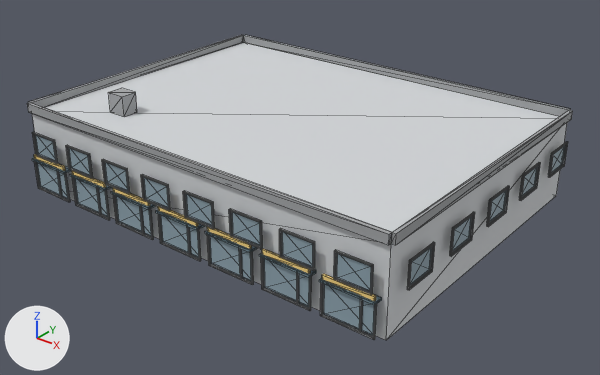
Before and after pictures for a commit that changed the glTF model public/buildings/commercial_4x3_a.glb.
Before and after are seen from a 50 mm camera at (49.9, -31.7, 27.0) aimed at (16.3, 10.3, 1.0). Arrows for +X, +Y and +Z are at lower left; the lights stay in place. The first picture is the older version. Mesh edges are drawn as thin lines. Vertices at exactly the same position are counted once.

Names of what the first picture shows: 'commercial_4x3_a_0'.
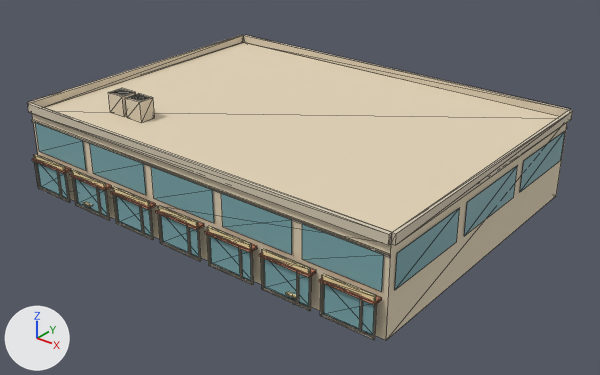
Scene script edits in JSON lines:
```json
{"op": "set", "path": "mat_commercial_4x3_a_wall.base_color", "old": "(0.66, 0.68, 0.7)", "new": "(0.77, 0.66, 0.48)", "note": "light grey #d4d7da -> beige #e3d4b8"}
{"op": "set", "path": "mat_commercial_4x3_a_trim.base_color", "old": "(0.363, 0.374, 0.385)", "new": "(0.69, 0.6, 0.46)", "note": "grey #a2a5a7 -> beige #d8cbb5"}
{"op": "set", "path": "mat_commercial_4x3_a_awning.base_color", "old": "(0.18, 0.28, 0.34)", "new": "(0.66, 0.26, 0.15)", "note": "greyish blue #76909e -> beige #d48b6c"}
{"block": "me_commercial_4x3_a_0", "where": "# used by ob_commercial_4x3_a_0; location = (0.0, 0.0, 0.0)"}
{"op": "remove", "block": "me_commercial_4x3_a_0", "code": "me_commercial_4x3_a_0.from_pydata(...)  # 1524 vertices, 2304 faces; spans x -0.6..31.1, y -0.8..23.1, z 0.0..7.5"}
{"op": "add", "block": "me_commercial_4x3_a_0", "code": "me_commercial_4x3_a_0.from_pydata(...)  # 612 vertices, 864 faces; spans x -0.2..30.8, y -0.8..22.8, z 0.0..7.5"}
{"block": "me_commercial_4x3_a_0", "change": "me_commercial_4x3_a_0 part 1: a new loose piece, a box spanning x 0.0..30.5, y -0.1..0.0, z 5.25..5.38, in mat_commercial_4x3_a_trim (beige #d8cbb5)"}
{"block": "me_commercial_4x3_a_0", "change": "me_commercial_4x3_a_0 part 2: a new loose piece, a box spanning x 6.4..7.9, y 3.4..4.6, z 6.0..7.5, in mat_commercial_4x3_a_trim (beige #d8cbb5)"}
{"block": "me_commercial_4x3_a_0", "change": "me_commercial_4x3_a_0 part 3: a new loose piece, a box spanning x 24.05..24.75, y -0.68..-0.1, z 0.65..0.76, in mat_commercial_4x3_a_sign (beige #f0dda6)"}
{"block": "me_commercial_4x3_a_0", "change": "me_commercial_4x3_a_0 part 4: 128 loose pieces with 1024 vertices, spanning x -0.6..31.1, y -0.6..23.1, z 2.9..4.7, are deleted"}
{"block": "me_commercial_4x3_a_0", "change": "me_commercial_4x3_a_0 part 5"}
{"block": "me_commercial_4x3_a_0", "change": "16 vertices are removed from x 8.3..22.2, y -0.6..-0.5, z 2.9..3.0"}
{"block": "me_commercial_4x3_a_0", "change": "38 faces are deleted"}
{"block": "me_commercial_4x3_a_0", "change": "40 vertices are added at x -0.1..30.6, y -0.1..22.6, z 3.0..7.5"}
{"block": "me_commercial_4x3_a_0", "change": "32 new vertices lie (0.0, 0.0, 2.2) away from vertices in x -0.1..30.6, y -0.1..22.6, z 3.0"}
{"block": "me_commercial_4x3_a_0", "change": "36 new faces join them, mat_commercial_4x3_a_glass (cyan #7caaaf)"}
{"block": "me_commercial_4x3_a_0", "change": "14 new faces join them, mat_commercial_4x3_a_sign (beige #f0dda6)"}
{"block": "me_commercial_4x3_a_0", "change": "other edits to the shape of me_commercial_4x3_a_0 do not show in these pictures"}
```

Boxes (x1, y1, x2, y2) around the edits, measured in the pictures (600 x 375 px; the box of a moved part takes in the faces that stretch with it):
```json
{"object": "commercial_4x3_a_0", "change": "recoloured, reshaped", "before": [27, 35, 573, 340], "after": [27, 35, 573, 340], "on screen": "light grey to beige"}
{"part": 1, "of": "me_commercial_4x3_a_0", "change": "added", "after": [32, 119, 391, 257]}
{"part": 2, "of": "me_commercial_4x3_a_0", "change": "added", "after": [125, 93, 155, 123], "on screen": "beige"}
{"part": 3, "of": "me_commercial_4x3_a_0", "change": "added", "after": [286, 292, 297, 299]}
{"part": 4, "of": "me_commercial_4x3_a_0", "change": "deleted", "before": [32, 132, 568, 295]}
{"part": 5, "of": "me_commercial_4x3_a_0", "change": "moved or reshaped", "before": [72, 171, 308, 269], "after": [35, 89, 565, 292]}
```
